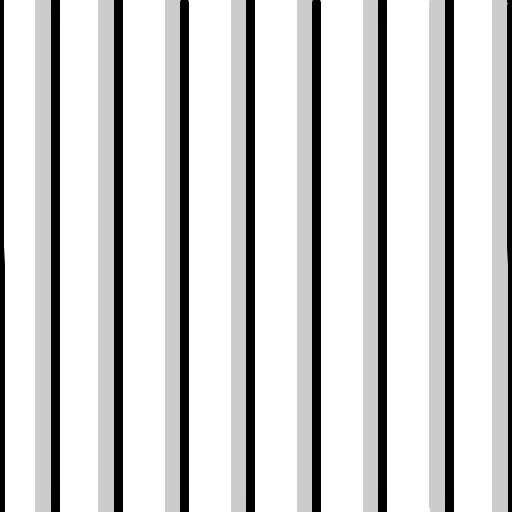
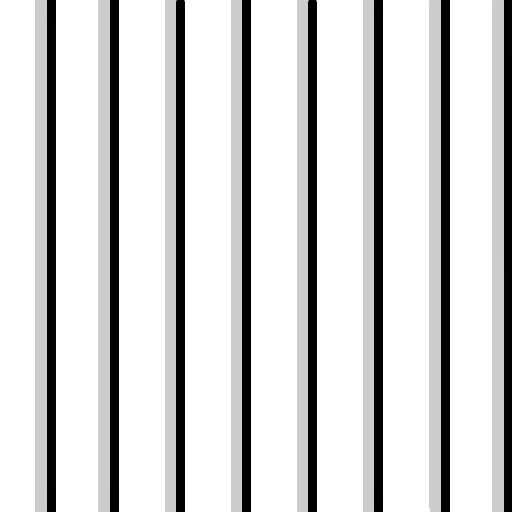
Before/after of a 512 x 512 layered artwork. What changed in the layer stack:
painted on "line" over [0, 0, 512, 512]
painted on "grayscale" over [0, 0, 512, 512]
